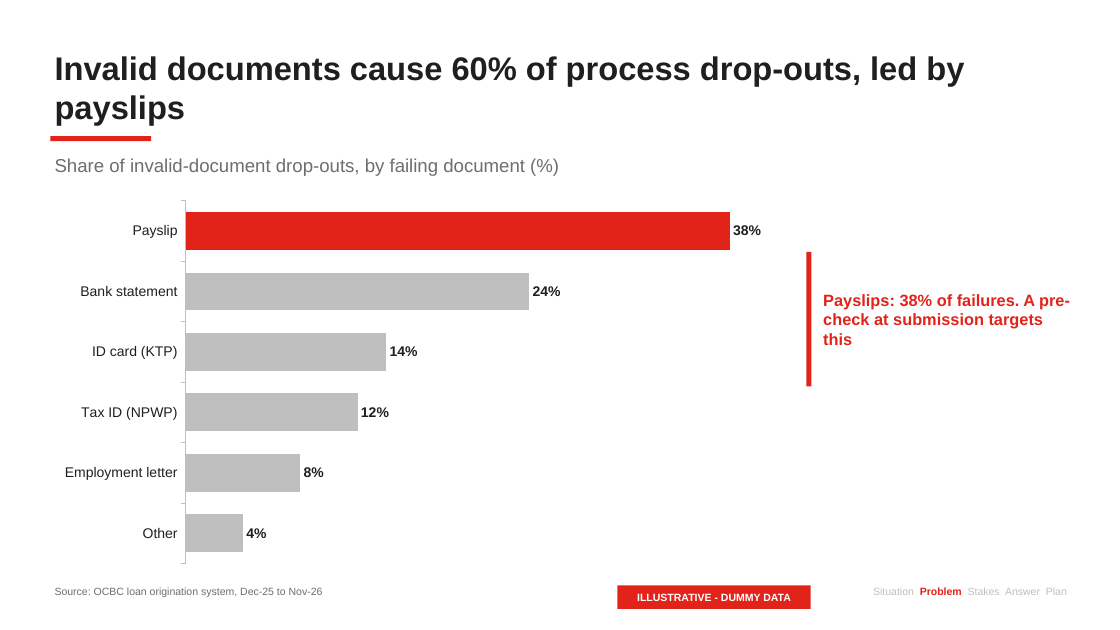
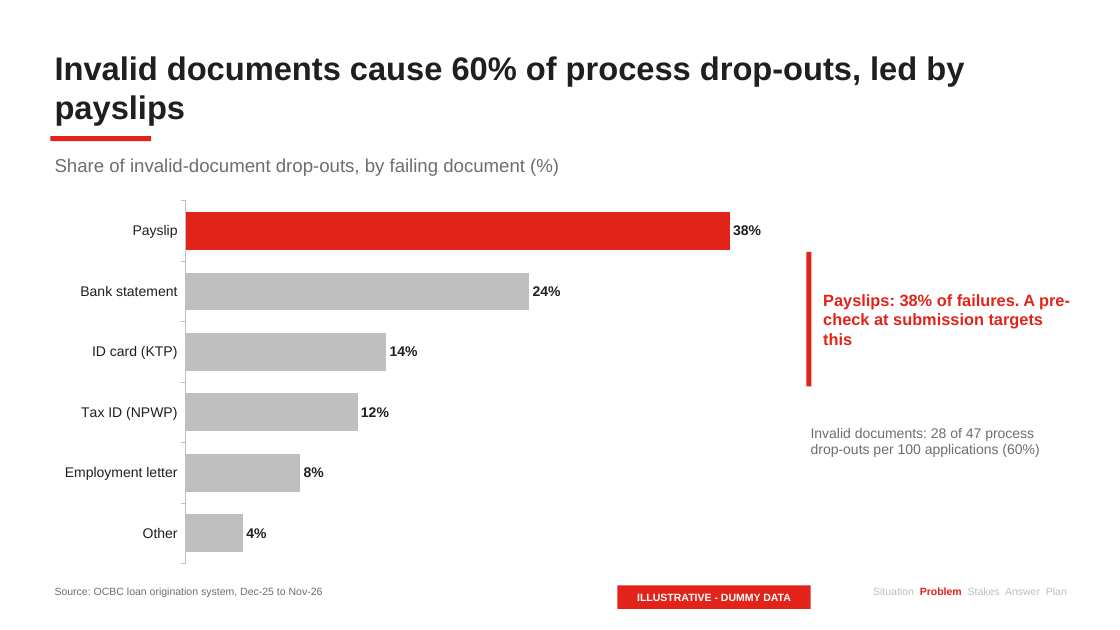
Before and after one commit to Mamel-lop/pstack-loki, a slide deck: slide 5 of decks/ocbc-unsecured-pl/deck.pptx. Drawn at 1120x630 pixels with LibreOffice and Linux fonts; fonts in the diff are those of the drawing. Boxes give left, top, right and bottom in pixels: in the first picture for what was removed or moved away, otherwise in the second. Text is boxed around its words. In the diff, an @@ line names an element or a change of style, - is before the commit and + after.

```diff
--- a/decks/ocbc-unsecured-pl/deck.pptx
+++ b/decks/ocbc-unsecured-pl/deck.pptx
@@ text added at bbox=[811, 428, 1039, 457], 12 pt, text #6E6E6E @@
+Invalid documents: 28 of 47 process drop-outs per 100 applications (60%)
```
Also in this commit, not shown: 4 other slides changed, 11 other files.
